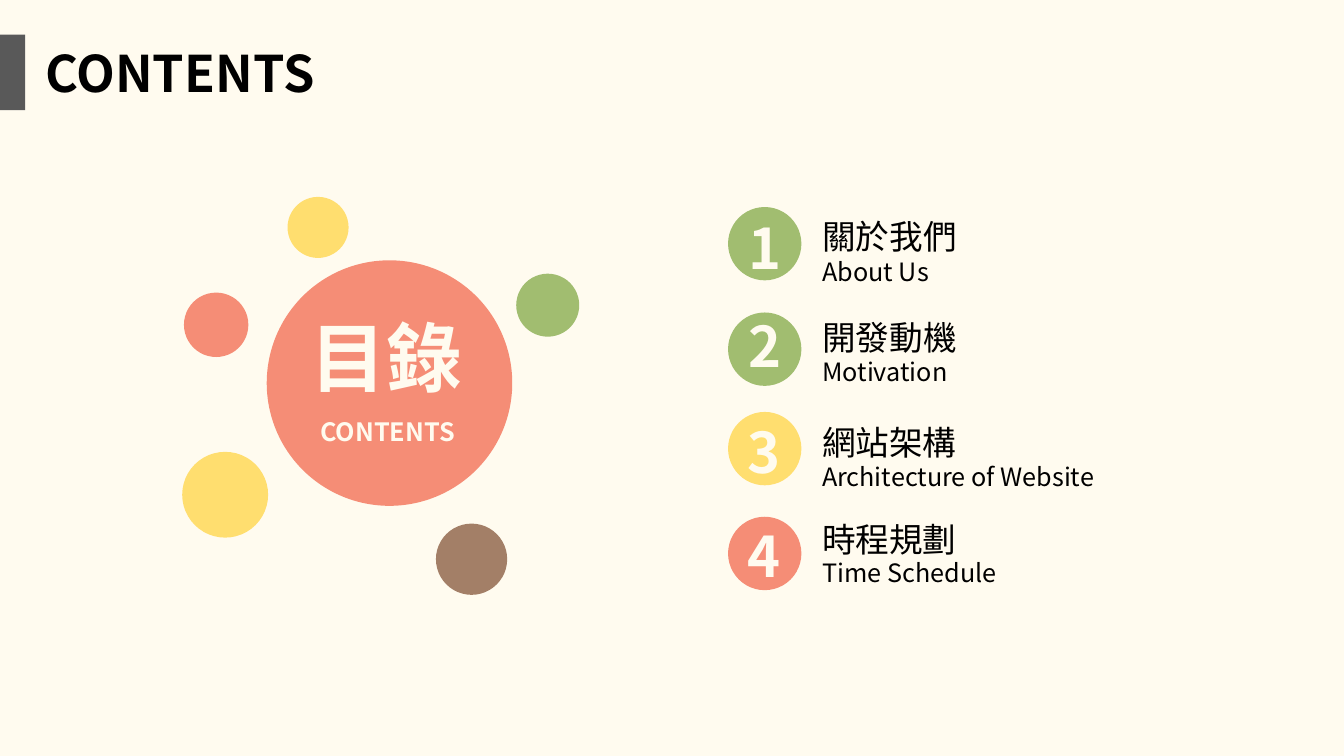
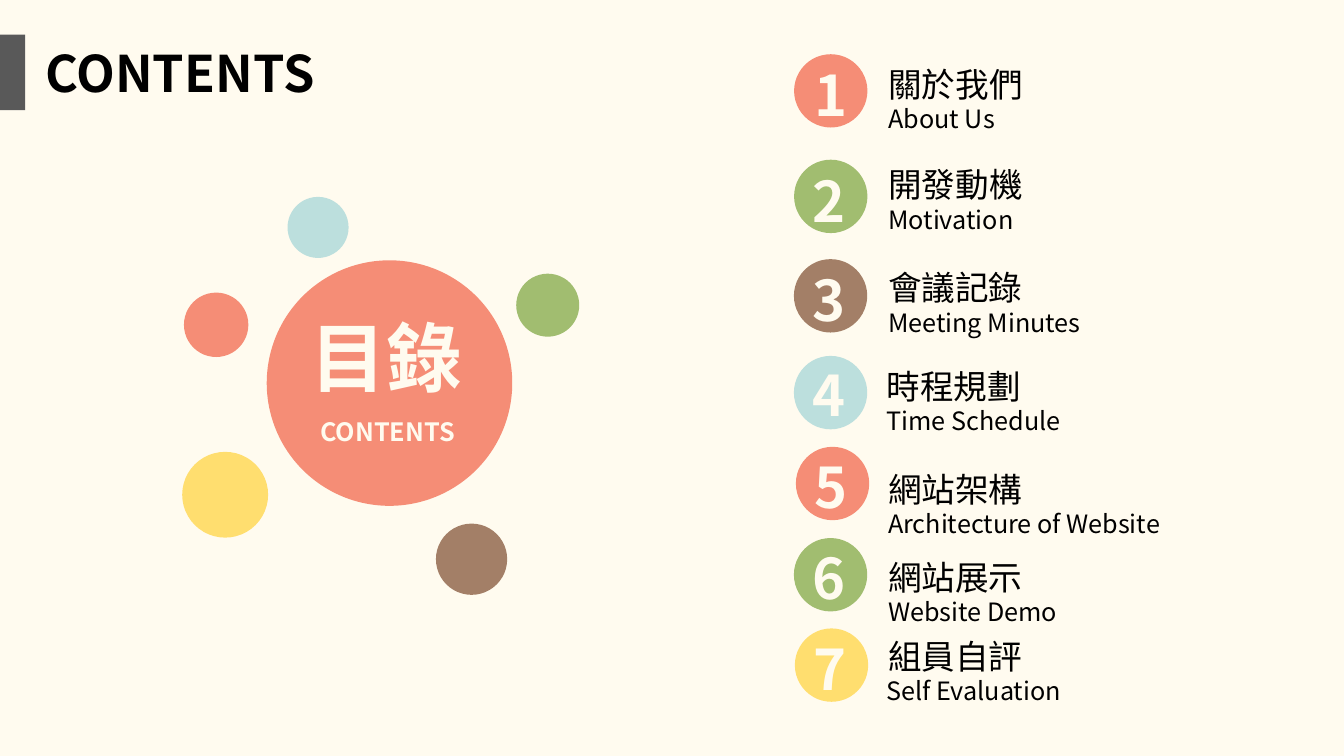
Before and after one commit to NTUST/108-team12, a slide deck: slide 2 of 網頁製作期末報告_team12.pptx. Drawn at 1344x756 pixels with LibreOffice and Linux fonts; fonts in the diff are those of the drawing. Boxes give left, top, right and bottom in pixels: in the first picture for what was removed or moved away, otherwise in the second. Text is boxed around its words. In the diff, an @@ line names an element or a change of style, - is before the commit and + after.

Commit message:
update

```diff
--- a/網頁製作期末報告_team12.pptx
+++ b/網頁製作期末報告_team12.pptx
@@ ellipse added at [795, 54, 868, 128], fill #F58D76 @@
@@ text "About Us": place and size @@
-text "About Us" at [822, 261, 929, 282]
+text "About Us" at [888, 108, 995, 129]
@@ ellipse: place and size @@
-ellipse at [728, 207, 802, 280]
+ellipse at [795, 159, 868, 233]
@@ text "2": place and size @@
-text "2" at [749, 311, 782, 367]
+text "2" at [813, 180, 846, 236]
@@ ellipse at [287, 197, 349, 258]: fill #FFDE6F to #BCDFDD @@
@@ ellipse added at [795, 259, 868, 333], fill #A37F67 @@
@@ text added at [888, 271, 1022, 303], 24 pt, text #000000 @@
+會議記錄
@@ text added at [888, 312, 1081, 338], 18 pt, text #000000 @@
+Meeting Minutes
@@ ellipse: place and size @@
-ellipse at [728, 313, 802, 386]
+ellipse at [795, 356, 868, 430]
@@ ellipse at [795, 356, 868, 430]: fill #A1BD70 to #BCDFDD @@
@@ text "4": place and size @@
-text "4" at [747, 535, 780, 592]
+text "4" at [813, 375, 846, 431]
@@ 7 texts: place and size @@
-7 texts at [747, 220, 996, 583]
+7 texts at [813, 68, 1060, 431]
@@ ellipse: place and size @@
-ellipse at [728, 517, 802, 591]
+ellipse at [797, 447, 870, 520]
@@ text added at [815, 466, 848, 523], 40 pt, text #FFFBEF, bold @@
+5
@@ text "網站架構": place and size @@
-text "網站架構" at [822, 426, 956, 458]
+text "網站架構" at [888, 473, 1022, 505]
@@ text "Architecture of Website": place and size @@
-text "Architecture of Website" at [822, 465, 1094, 487]
+text "Architecture of Website" at [888, 512, 1160, 534]
@@ ellipse added at [795, 538, 868, 612], fill #A1BD70 @@
@@ text added at [813, 557, 846, 614], 40 pt, text #FFFBEF, bold @@
+6
@@ text added at [888, 561, 1022, 593], 24 pt, text #000000 @@
+網站展示
@@ ellipse: place and size @@
-ellipse at [728, 412, 802, 486]
+ellipse at [796, 628, 869, 702]
@@ text added at [888, 601, 1057, 622], 18 pt, text #000000 @@
+Website Demo
@@ text added at [814, 648, 847, 704], 40 pt, text #FFFBEF, bold @@
+7
@@ text added at [888, 640, 1022, 672], 24 pt, text #000000 @@
+組員自評
@@ text added at [886, 679, 1061, 701], 18 pt, text #000000 @@
+Self Evaluation
```
Also in this commit, not shown: 1 slide added.
